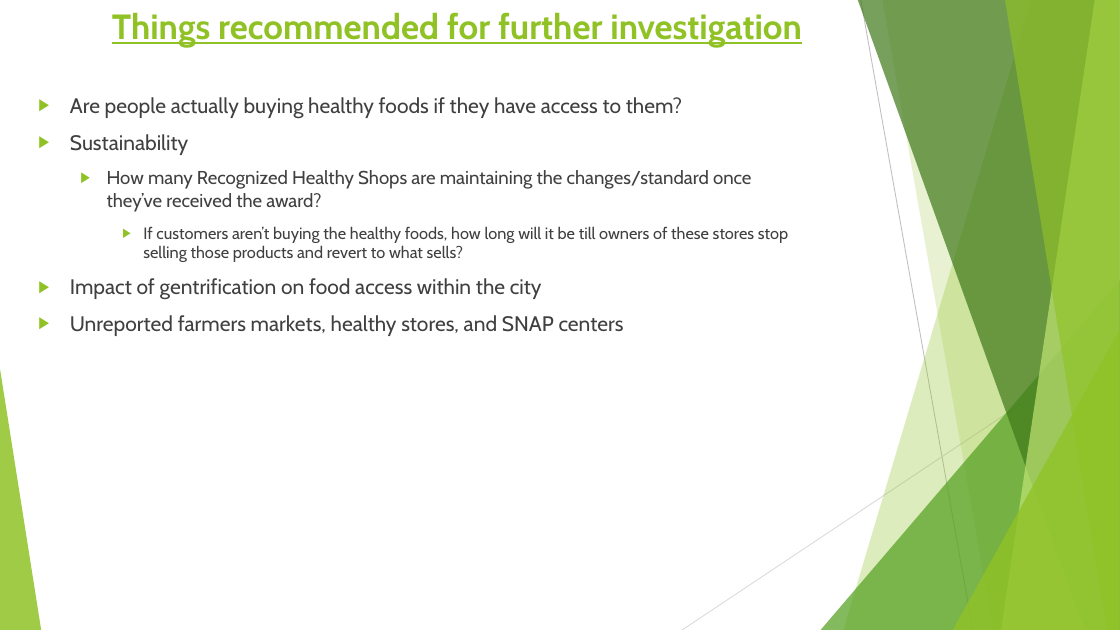
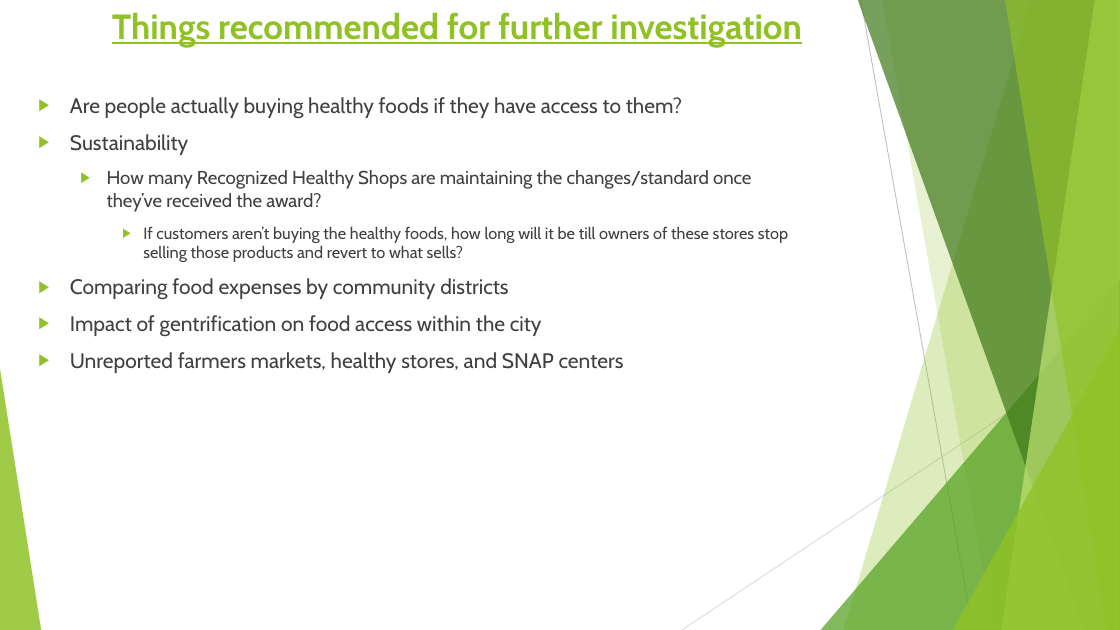
Before and after one commit to LJRollerII/NSS_Capstone_Project, a slide deck: slide 14 of presentation/Healthy_Food_Access_in_NYC.pptx. Drawn at 1120x630 pixels with LibreOffice and Linux fonts; fonts in the diff are those of the drawing. Boxes give left, top, right and bottom in pixels: in the first picture for what was removed or moved away, otherwise in the second. Text is boxed around its words. In the diff, an @@ line names an element or a change of style, - is before the commit and + after.

```diff
--- a/presentation/Healthy_Food_Access_in_NYC.pptx
+++ b/presentation/Healthy_Food_Access_in_NYC.pptx
@@ text at (x1=70, y1=278, x2=508, y2=300): paragraph added @@
+▶ Comparing food expenses by community districts
```
Also in this commit, not shown: 2 other slides changed, 2 other files.
